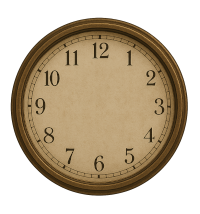
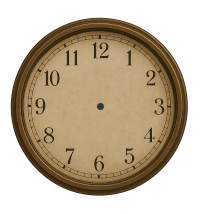
Revision of a layered 200x214 image; what changed, layer by layer:
added layer "clock_needle.png copy" above "clock_2_transparent.png" over (97, 103, 104, 110)
